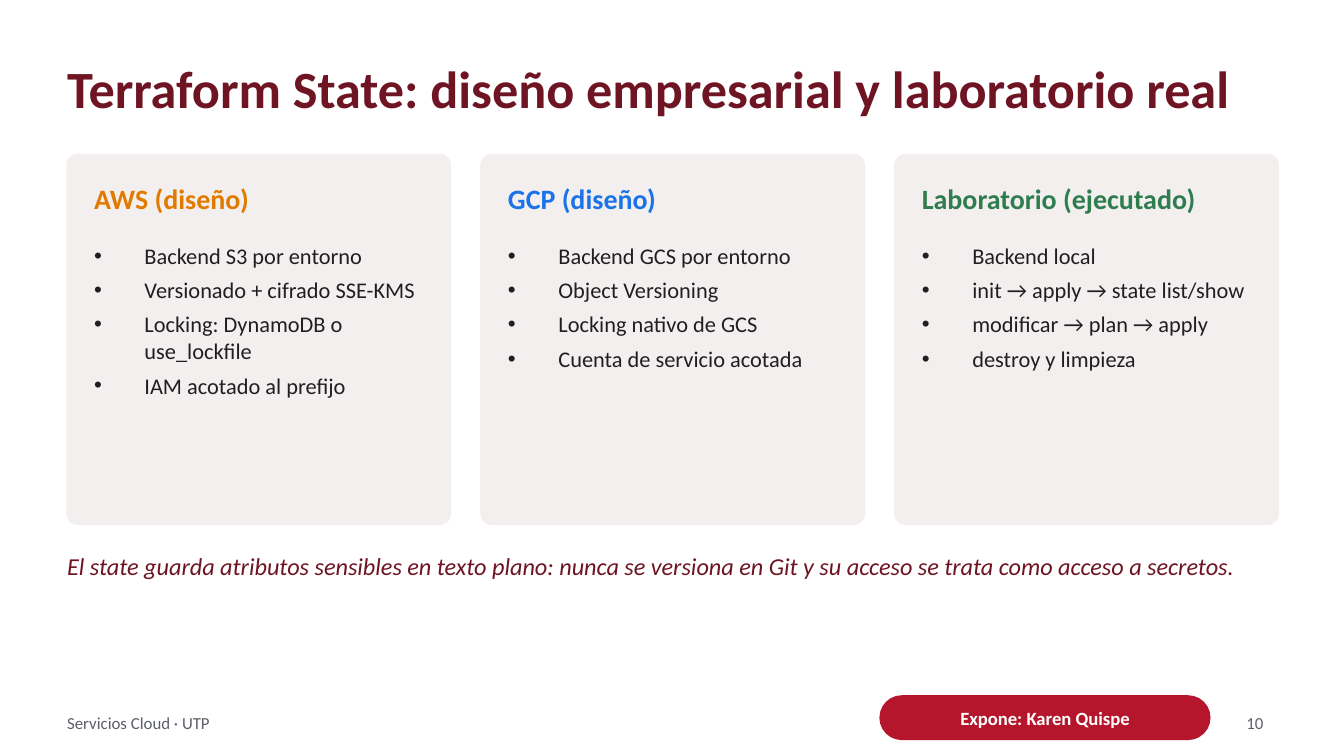
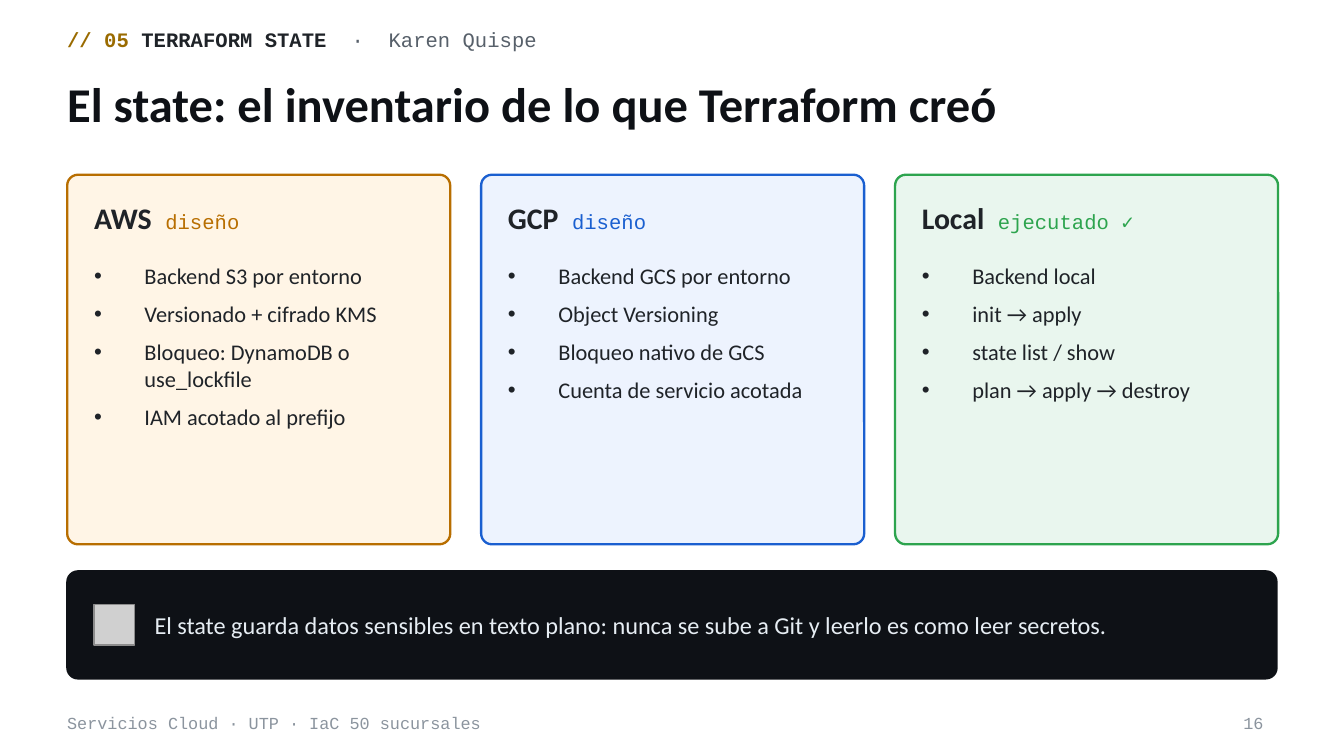
Before and after one commit to ThiagoIcochea/ServiciosCloudIAC, a slide deck: slide 16 of docs/academic/Sustentacion-IaC-50-Sucursales.pptx (slide 10 before the commit). Drawn at 1344x756 pixels with LibreOffice and Linux fonts; fonts in the diff are those of the drawing; grey boxes stand for pictures. Boxes give left, top, right and bottom in pixels: in the first picture for what was removed or moved away, otherwise in the second. Text is boxed around its words. In the diff, an @@ line names an element or a change of style, - is before the commit and + after.

```diff
--- a/docs/academic/Sustentacion-IaC-50-Sucursales.pptx
+++ b/docs/academic/Sustentacion-IaC-50-Sucursales.pptx
@@ text added at (x1=104, y1=32, x2=537, y2=52), 11 pt, text #1F2328, bold @@
+// 05 TERRAFORM STATE · Karen Quispe
@@ title removed at (x1=67, y1=71, x2=1229, y2=117) @@
-Terraform State: diseño empresarial y laboratorio real
@@ title added at (x1=67, y1=88, x2=997, y2=130), 26 pt, text #0E1116, bold @@
+El state: el inventario de lo que Terraform creó
@@ 3 texts, 3 rounded rectangles moved together from (x1=67, y1=155, x2=1278, y2=524) to (x1=67, y1=175, x2=1278, y2=544) @@
@@ rounded rectangle at (x1=67, y1=175, x2=450, y2=544): fill #F4EFEF to #FFF5E6; outline #F4EFEF 1 pt to #B86E00 1.25 pt @@
@@ rounded rectangle at (x1=481, y1=175, x2=864, y2=544): fill #F4EFEF to #EDF3FE; outline #F4EFEF 1 pt to #1A5FD0 1.25 pt @@
@@ rounded rectangle at (x1=895, y1=175, x2=1278, y2=544): fill #F4EFEF to #E9F6EE; outline #F4EFEF 1 pt to #2DA44E 1.25 pt @@
@@ text at (x1=94, y1=209, x2=239, y2=230): text changed; size 15 to 11 pt; font Calibri to Courier New; text colour #E07B00 to #B86E00; bold off @@
-AWS (diseño)
+AWS diseño
@@ text at (x1=508, y1=209, x2=646, y2=230): text changed; size 15 to 11 pt; font Calibri to Courier New; text colour #1A73E8 to #1A5FD0; bold off @@
-GCP (diseño)
+GCP diseño
@@ text at (x1=922, y1=208, x2=1109, y2=234): text changed; size 15 to 11 pt; font Calibri to Courier New; text colour #2E7D4F to #2DA44E; bold off @@
-Laboratorio (ejecutado)
+Local ejecutado ✓
@@ text at (x1=144, y1=268, x2=362, y2=429): text colour #1F1F23 to #1F2328 in "Backend S3 por entorno", "IAM acotado al prefijo"; more space between paragraphs @@
@@ text at (x1=558, y1=268, x2=802, y2=398): text colour #1F1F23 to #1F2328 in "Backend GCS por entorno", "Object Versioning", "Cuenta de servicio acotada"; more space between paragraphs @@
@@ text at (x1=972, y1=268, x2=1096, y2=284): text colour #1F1F23 to #1F2328 in "Backend local"; more space between paragraphs @@
@@ text at (x1=144, y1=306, x2=377, y2=390): text changed; text colour #1F1F23 to #1F2328 @@
-• Versionado + cifrado SSE-KMS
-• Locking: DynamoDB o use_lockfile
+• Versionado + cifrado KMS
+• Bloqueo: DynamoDB o use_lockfile
@@ text at (x1=972, y1=306, x2=1190, y2=402): text changed; text colour #1F1F23 to #1F2328 @@
-• init → apply → state list/show
-• modificar → plan → apply
-• destroy y limpieza
+• init → apply
+• state list / show
+• plan → apply → destroy
@@ text at (x1=558, y1=344, x2=764, y2=364): text changed; text colour #1F1F23 to #1F2328 @@
-• Locking nativo de GCS
+• Bloqueo nativo de GCS
@@ rounded rectangle added at (x1=67, y1=571, x2=1277, y2=679), fill #0E1116, outline #0E1116 1 pt @@
@@ text "El state guarda datos sensibles ..." at (x1=155, y1=617, x2=1106, y2=638): vertical alignment top to middle @@
@@ picture added at (x1=94, y1=605, x2=134, y2=645) @@
@@ text at (x1=155, y1=617, x2=1106, y2=638): text changed; text colour #6E1423 to #E6EDF3; italic off @@
-El state guarda atributos sensibles en texto plano: nunca se versiona en Git y su acceso se trata como acceso a secretos.
+El state guarda datos sensibles en texto plano: nunca se sube a Git y leerlo es como leer secretos.
@@ text at (x1=67, y1=717, x2=481, y2=729): text changed; font Calibri to Courier New; text colour #5B5F66 to #8B949E @@
-Servicios Cloud · UTP
+Servicios Cloud · UTP · IaC 50 sucursales
@@ rounded rectangle removed at (x1=880, y1=696, x2=1210, y2=739) @@
@@ text removed at (x1=960, y1=712, x2=1130, y2=728) @@
-Expone: Karen Quispe
@@ page number added at (x1=1243, y1=718, x2=1263, y2=729), 9 pt, text #8B949E @@
+16
@@ page number removed at (x1=1246, y1=718, x2=1263, y2=729) @@
-10
```
Also in this commit, not shown: 1 other slide changed, 17 slides added, 11 slides removed.
